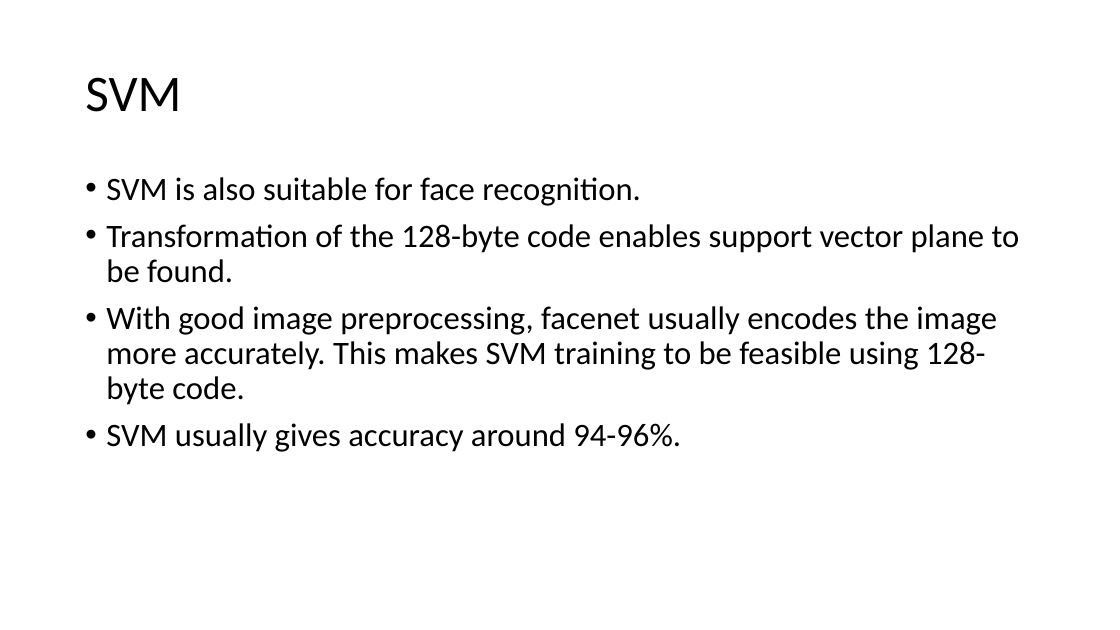
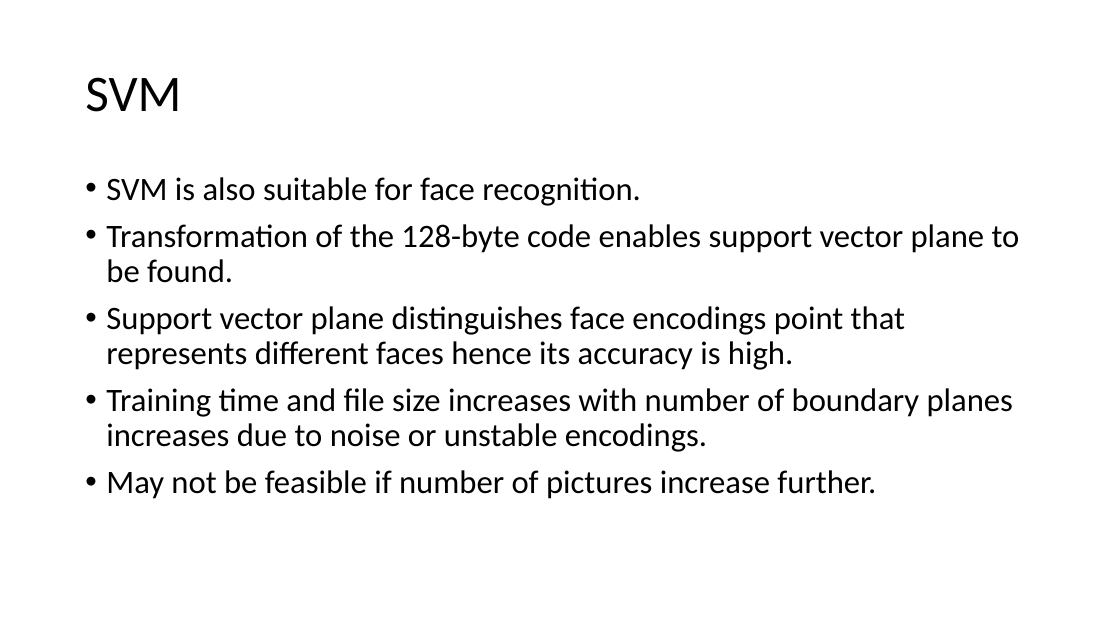
Before and after one commit to optimusium/capstone4, a slide deck: slide 30 of Face Recognition.pptx (slide 32 before the commit). Drawn at 1120x630 pixels with LibreOffice and Linux fonts; fonts in the diff are those of the drawing. Boxes give left, top, right and bottom in pixels: in the first picture for what was removed or moved away, otherwise in the second. Text is boxed around its words. In the diff, an @@ line names an element or a change of style, - is before the commit and + after.

```diff
--- a/Face Recognition.pptx
+++ b/Face Recognition.pptx
@@ text at [106,306,1013,499]: text changed @@
-• With good image preprocessing, facenet usually encodes the image more accurately. This makes SVM training to be feasible using 128-byte code.
-• SVM usually gives accuracy around 94-96%.
+• Support vector plane distinguishes face encodings point that represents different faces hence its accuracy is high.
+• Training time and file size increases with number of boundary planes increases due to noise or unstable encodings.
+• May not be feasible if number of pictures increase further.
```
Also in this commit, not shown: 11 other slides changed, 2 slides added, 3 slides removed.
